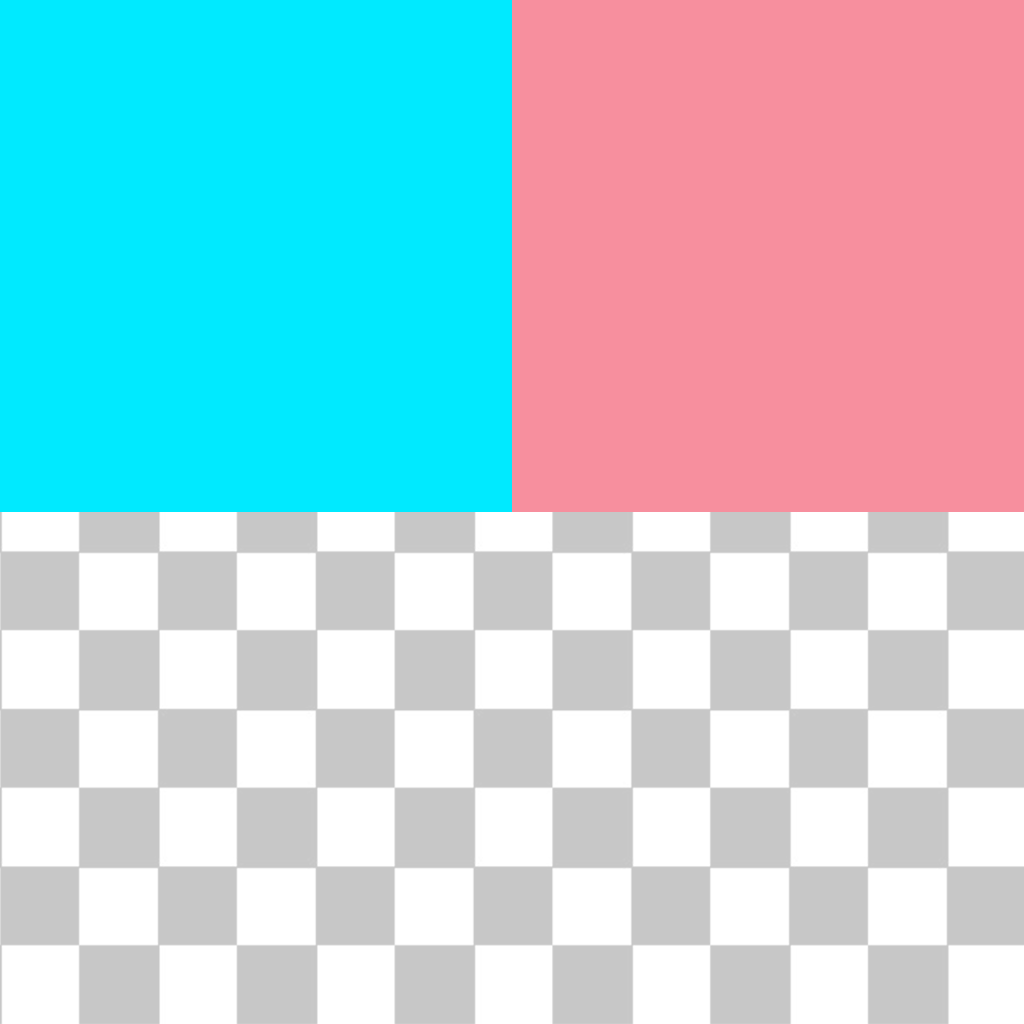
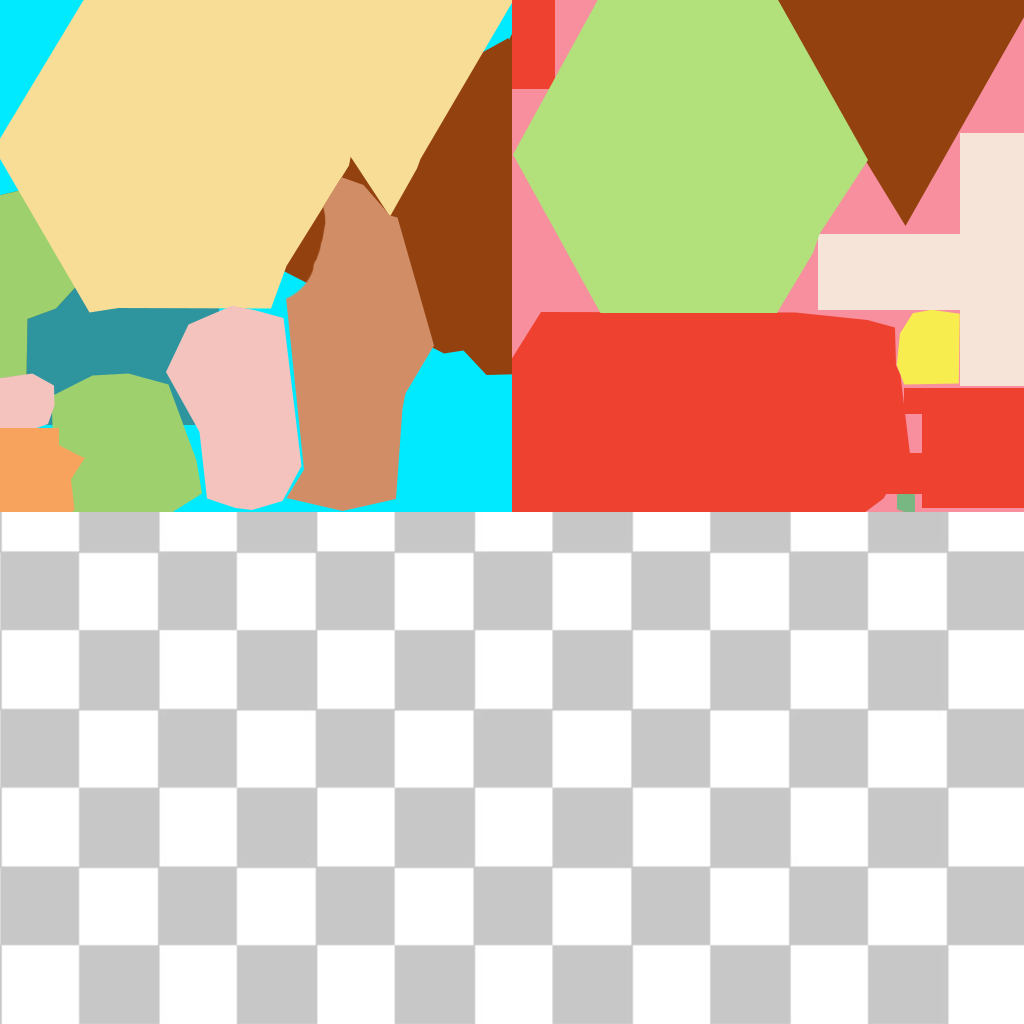
Comparing the layer stacks of the two 1024 × 1024 images. Changes:
added group "chiana bis" with 2 layers in group "Groupe 1" over [166, 177, 434, 511]
added layer "Calque 3" in group "chiana bis" over [166, 305, 302, 510]
showed "Calque 2", moved it into group "chiana bis", painted on it over [0, 0, 1024, 512]
added group "china" with 8 layers in group "Groupe 1" over [485, 0, 1024, 512]
added layer "base tile" in group "china" over [513, 0, 868, 313]
added layer "nenupar" in group "china" over [897, 494, 915, 512]
added layer "pont" in group "china" over [485, 0, 1024, 508]
added layer "toit" in group "china" over [492, 312, 928, 512]
added layer "bas tiles" in group "china" over [767, 0, 1024, 226]
added layer "mur maison" in group "china" over [818, 133, 1024, 386]
added layer "doré" in group "china" over [896, 309, 960, 385]
moved "Calque 1 copie" into group "china" over [512, 0, 1024, 512]
added group "Beach" with 7 layers in group "Groupe 1" over [0, 0, 524, 512]
added layer "sable" in group "Beach" over [0, 0, 514, 313]
added layer "etoile de mer" in group "Beach" over [0, 428, 85, 512]
added layer "perle" in group "Beach" over [0, 373, 55, 435]
added layer "vert" in group "Beach" over [0, 181, 202, 512]
added layer "arbre" in group "Beach" over [269, 28, 524, 375]
added layer "Calque 4" in group "Beach" over [0, 269, 219, 425]
moved "Calque 1" into group "Beach" over [0, 0, 512, 512]
